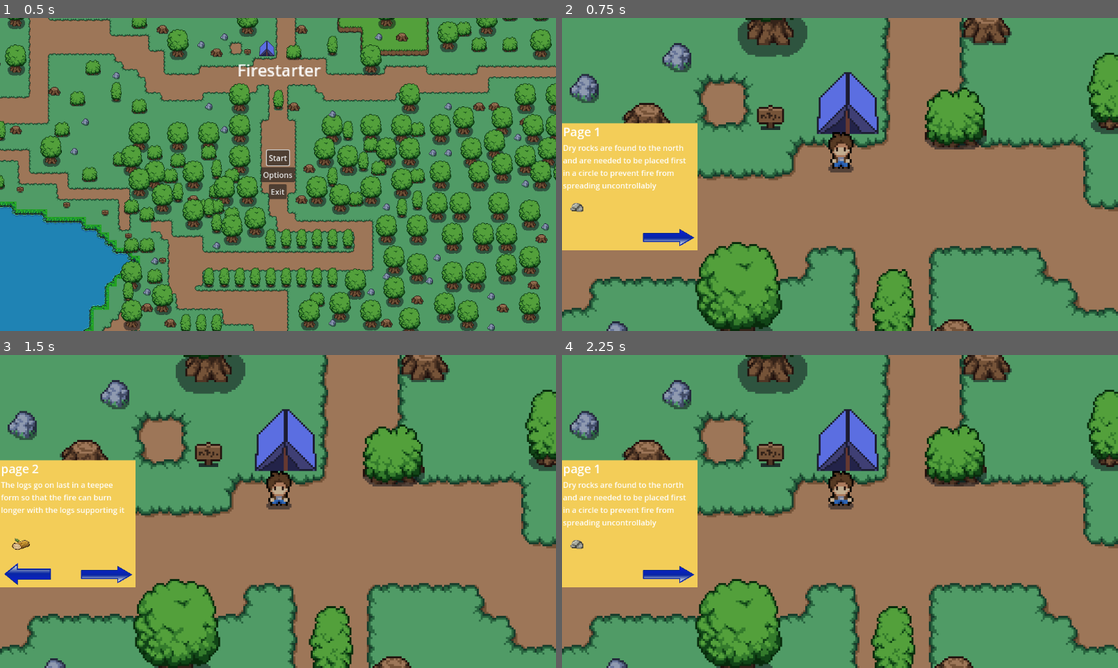
Above: before the commit, frames 1-4 (two rows, left to right).
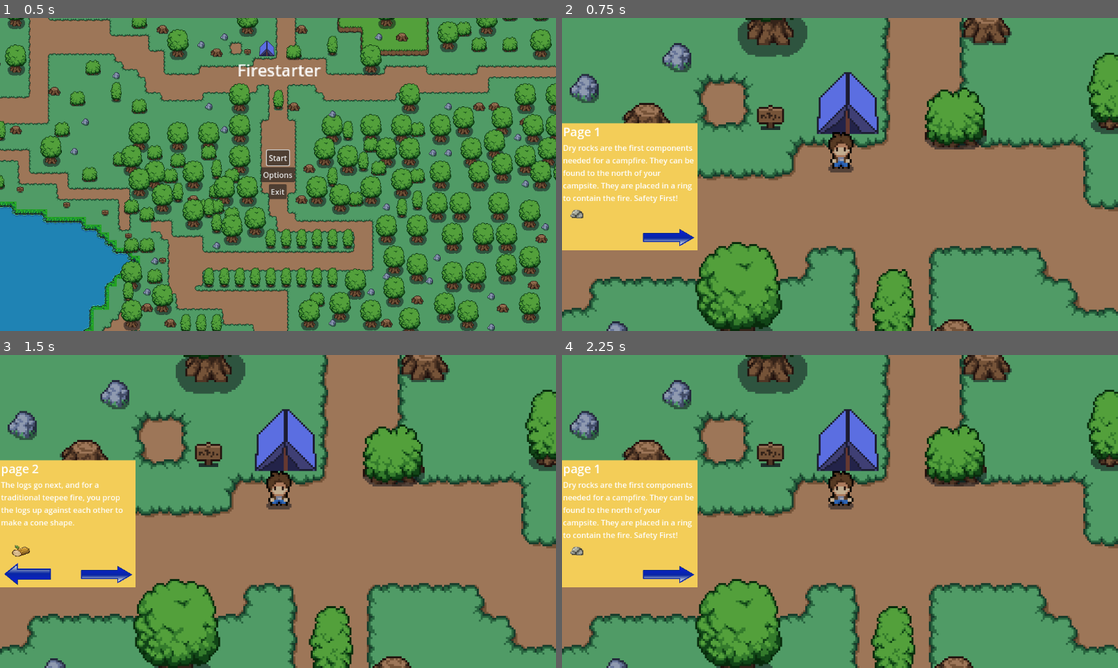
Above: after the commit, the same moments.

Repository: jo9182/Firestarter
Game: Godot game, scene res://scenes/menu.tscn
Two runs of this game, one before a commit and one after it. Both use one fixed random seed, a clock stepped at 60 frames per second and the inputs below.
Inputs (mouse positions are in pixels of both pictures, inside the frame that each line leads up to):
- Up to frame 1 (0.5 s): no input
- Up to frame 2 (0.75 s): click "Start" at 0.5 s
- Up to frame 3 (1.5 s): click (105, 574) at 1.25 s
- Up to frame 4 (2.25 s): click (589, 574) at 2 s

Frame 1 is identical in both runs. In frame 2, 1.1% of the frame differs, in the area x 0-24%, y 40-64%; in frame 3, 0.9%; in frame 4, 1.1%.

Commit message:
Added manual information
firefirefire

Diff:
--- a/scenes/manual.tscn
+++ b/scenes/manual.tscn
@@ -56,11 +56,11 @@
 
 [node name="Description" type="Label" parent="CanvasLayer/VBoxContainer"]
 layout_mode = 2
-text = "Dry rocks are found to the north and are needed to be placed first in a circle to prevent fire from spreading uncontrollably"
+text = "Dry rocks are the first components needed for a campfire. They can be found to the north of your campsite. They are placed in a ring to contain the fire. Safety First!"
 autowrap_mode = 2
 
 [node name="Image" type="Sprite2D" parent="CanvasLayer/VBoxContainer"]
-position = Vector2(40, 174)
+position = Vector2(40, 188)
 scale = Vector2(0.36, 0.24)
 texture = ExtResource("3_pxtqk")
 
--- a/scripts/manual.gd
+++ b/scripts/manual.gd
@@ -19,19 +19,19 @@
 func _on_right_pressed() -> void:
 	if pos == 1:
 		pos = 2
-		description.text = str("The logs go on last in a teepee form so that the fire can burn longer with the logs supporting it")
+		description.text = str("The logs go next, and for a traditional teepee fire, you prop the logs up against each other to make a cone shape.")
 		pg_number.text = str("page 2")
 		image.texture = load("res://scenes/popups/woods game/log.png")
 		left.visible = true
 		return
 	elif pos == 2:
 		pos = 3
-		description.text = str("The kindeling goes on third so that the fire has fuel to burn")
+		description.text = str("The tinder goes on third so that the fire has fuel to burn")
 		pg_number.text = str("page 3")
 		image.texture = load("res://sprites/objects/sticks-removebg-preview.png")
 	elif pos == 3:
 		pos = 4
-		description.text = str("The tinder will go on second after the dry rocks so that the fire can catch")
+		description.text = str("The kindling will go on second after the dry rocks so that the fire can catch")
 		pg_number.text = str("page 4")
 		image.texture = load("res://sprites/objects/tinder-removebg-preview.png")
 		return
@@ -56,7 +56,7 @@
 func _on_left_pressed() -> void:
 	if pos == 2:
 		pos = 1
-		description.text = str("Dry rocks are found to the north and are needed to be placed first in a circle to prevent fire from spreading uncontrollably")
+		description.text = str("Dry rocks are the first components needed for a campfire. They can be found to the north of your campsite. They are placed in a ring to contain the fire. Safety First!")
 		pg_number.text = str("page 1")
 		image.texture = load("res://sprites/objects/Rocks-removebg-preview.png")
 		left.visible = false
